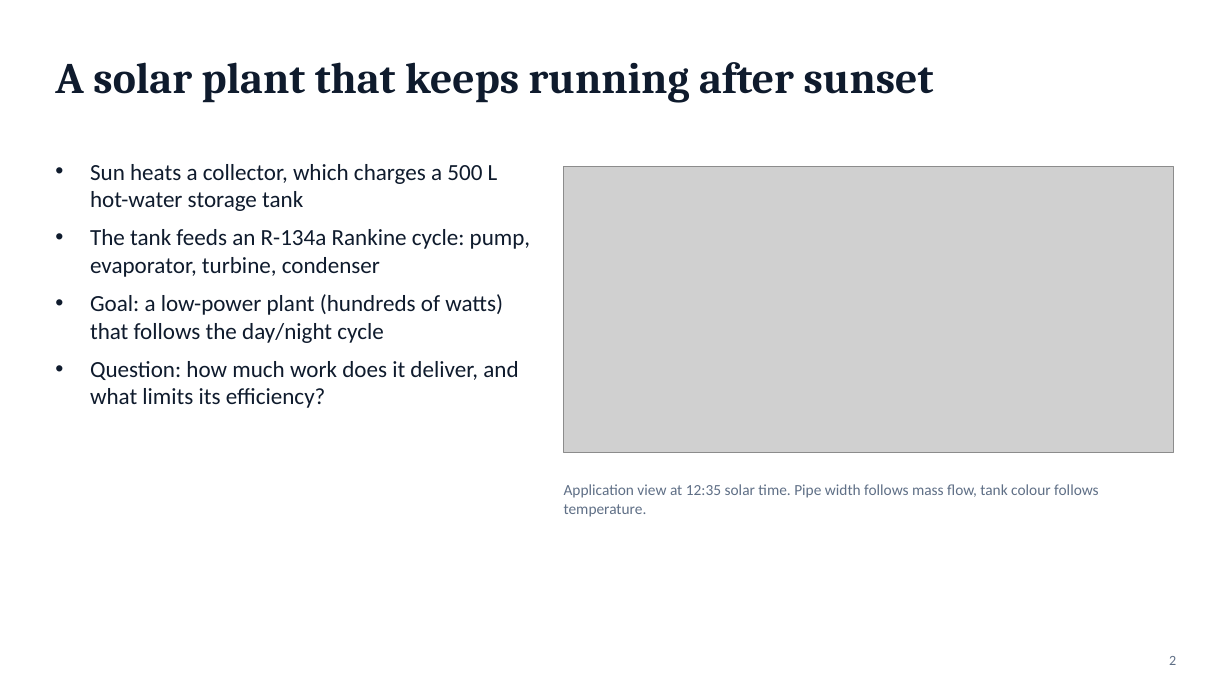
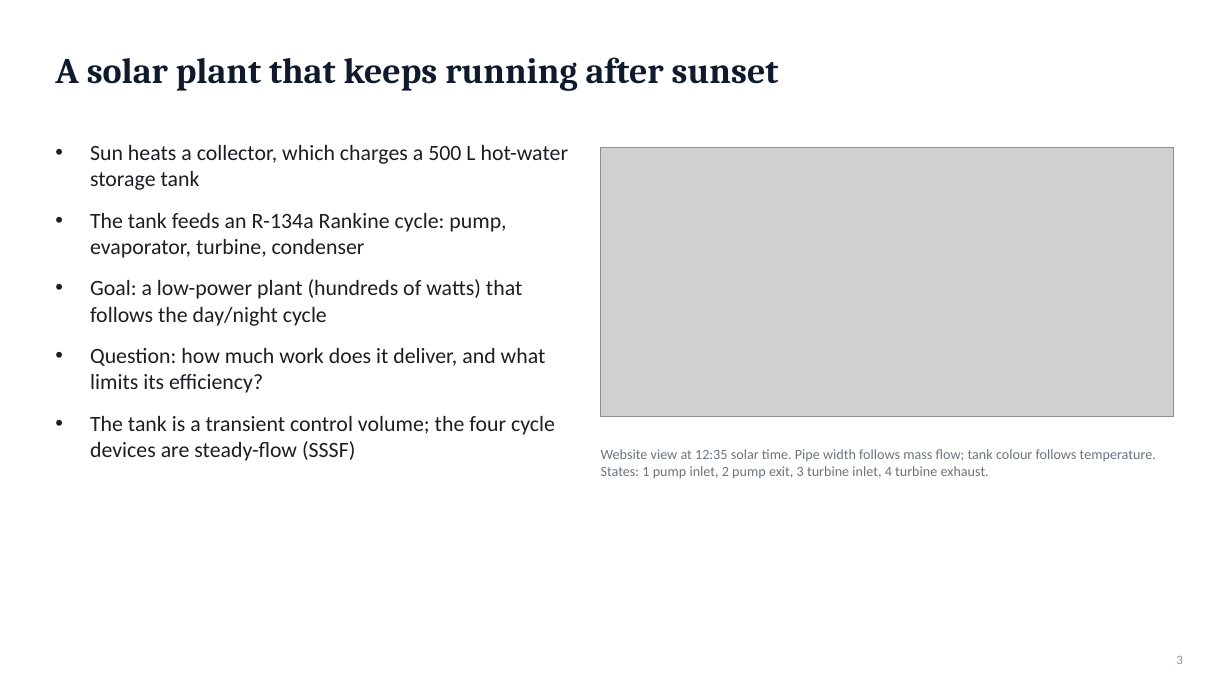
Before and after one commit to markwusc/301finalproject, a slide deck: slide 3 of presentation/Solar_Rankine_Lab_Presentation.pptx (slide 2 before the commit). Drawn at 1232x693 pixels with LibreOffice and Linux fonts; fonts in the diff are those of the drawing; grey boxes stand for pictures. Boxes give left, top, right and bottom in pixels: in the first picture for what was removed or moved away, otherwise in the second. Text is boxed around its words. In the diff, an @@ line names an element or a change of style, - is before the commit and + after.

```diff
--- a/presentation/Solar_Rankine_Lab_Presentation.pptx
+++ b/presentation/Solar_Rankine_Lab_Presentation.pptx
@@ title "A solar plant that keeps ..." at bbox=[55, 57, 779, 91]: size 34 to 28 pt @@
@@ text "Sun heats a collector, which ...": place and size @@
-text "Sun heats a collector, which ..." at bbox=[90, 164, 531, 408]
+text "Sun heats a collector, which ..." at bbox=[90, 145, 569, 461]
@@ text at bbox=[90, 145, 569, 393]: size 18 to 17 pt, text colour #0F1B2D to #1B1F24 in "Sun heats a collector, which charges a ...", "The tank feeds an R-134a Rankine cycle: ...", "Goal: a low-power plant (hundreds of watts) ...", "Question: how much work does it deliver, ..."; more space between paragraphs @@
@@ picture: place and size @@
-picture at bbox=[564, 166, 1174, 452]
+picture at bbox=[601, 148, 1174, 416]
@@ text at bbox=[90, 416, 555, 461]: paragraph added @@
+• The tank is a transient control volume; the four cycle devices are steady-flow (SSSF)
@@ text at bbox=[601, 449, 1156, 478]: text changed; size 12 to 11 pt; text colour #5F6F86 to #6B7480 @@
-Application view at 12:35 solar time. Pipe width follows mass flow, tank colour follows temperature.
+Website view at 12:35 solar time. Pipe width follows mass flow; tank colour follows temperature. States: 1 pump inlet, 2 pump exit, 3 turbine inlet, 4 turbine exhaust.
@@ text "Website view at 12:35 solar ..." at bbox=[601, 449, 1156, 478]: vertical alignment top to middle @@
@@ page number removed at bbox=[1169, 656, 1176, 665] @@
-2
@@ page number added at bbox=[1176, 656, 1182, 664], 10 pt, text #8A94A3 @@
+3
```
Also in this commit, not shown: 6 other slides changed, 13 slides added, 6 slides removed, 1 other file.
